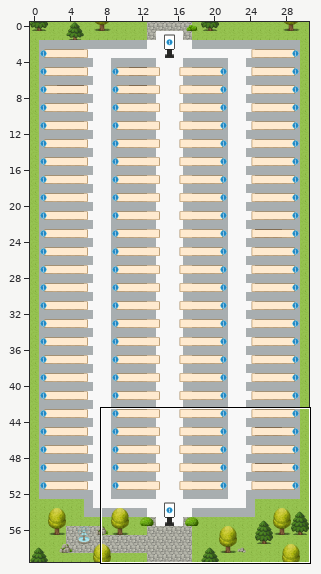
An edit to a level. Tiled map (JSON), maps/lobby.tmj. The picture above shows the old version from afar; the outline marks the close-up.
Close-up. Old version:
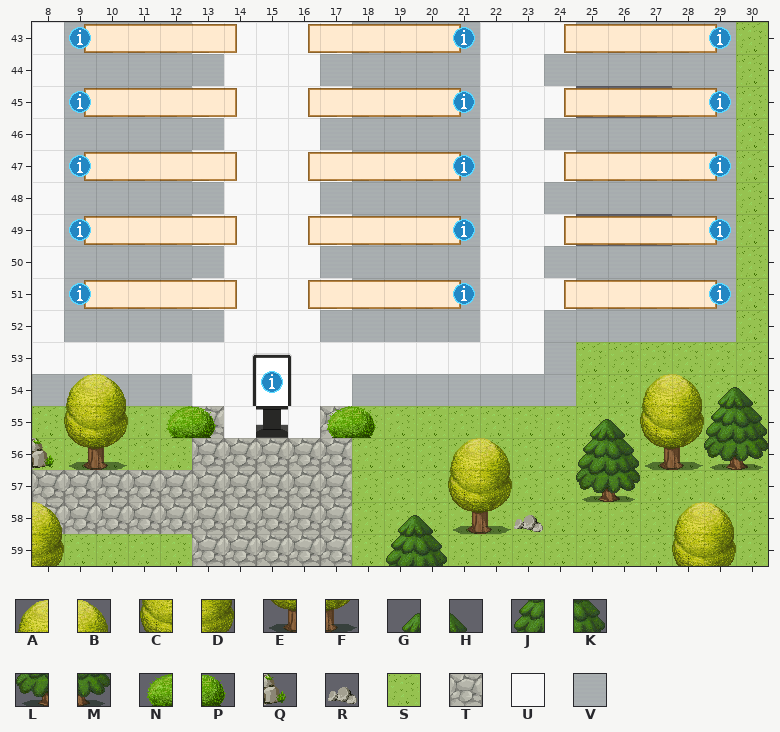
Cells are 32x32 px. Shown: x 8..30, y 43..59. The commit also changed other parts of the map, which this record leaves out.
Key: from "Exterior": A 6, B 7, C 31, D 32, E 56, F 57, G 275, H 276, J 300, K 301, L 325, M 326, N 450, P 451, Q 478, R 479, S 628, T 650; from "Room_2": U 66, V 216.
_ is an empty cell, # one hidden under a higher layer.
Layers that did not change in this view are not listed.
Layer "outside" before, first column x 8:
43 _____________________#S
44 _____________________#S
45 _____________________#S
46 _____________________#S
47 _____________________#S
48 _____________________#S
49 _____________________#S
50 _____________________#S
51 _____________________#S
52 _____________________#S
53 _________________SSSSSS
54 _________________SSSSSS
55 SSSSST###TSSSSSSSSSSSSS
56 SSSSSTTTTTSSSSSSSSSSSSS
57 TTTTTTTTTTSSSSSSSSSSSSS
58 TTTTTTTTTTSSSSSSSSSSSSS
59 SSSSSTTTTTSSSSSSSSSSSSS
Layer "floor" before, first column x 8:
43 UVVVVUUUUUVVVVUUUVVVVV_
44 UVVVVVUUUVVVVVUUVVVVVV_
45 UVVVVUUUUUVVVVUUU___VV_
46 UVVVVVUUUVVVVVUUVVVVVV_
47 UVVVVUUUUUVVVVUUUVVVVV_
48 UVVVVVUUUVVVVVUUVVVVVV_
49 UVVVVUUUUUVVVVUUU___VV_
50 UVVVVVUUUVVVVVUUVVVVVV_
51 UVVVVUUUUUVVVVUUUVVVVV_
52 UVVVVVUUUVVVVVUUVVVVVV_
53 UUUUUUUUUUUUUUUUV______
54 VVVVVUU#UUVVVVVVV______
55 ______UUU______________
56 _______________________
57 _______________________
58 _______________________
59 _______________________
Layer "trees_bushes" before, first column x 8:
43 _______________________
44 _______________________
45 _______________________
46 _______________________
47 _______________________
48 _______________________
49 _______________________
50 _______________________
51 _______________________
52 _______________________
53 _______________________
54 _AB________________ABGH
55 _CD_NP___NP______GHCDJK
56 QEF__________AB__JKEFLM
57 _____________CD__LM____
58 B__________GHEFR____AB_
59 D__________JK_______CD_
The result:
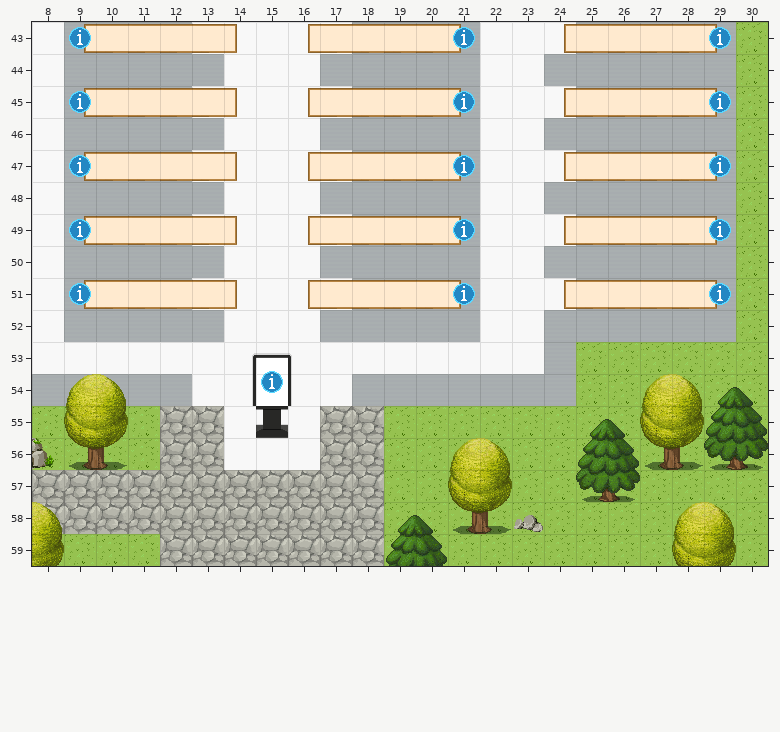
What changed:
Layer "outside":
Tile T replaces tile S in rows 55 to 56 at x 12 and 18; in rows 57 to 58 at x 18; in row 59 at x 12 and 18.
Layer "floor":
Tile U is added in row 56 at x 14 to 16.
Tile V is added in row 45 at x 25 to 27; in row 49 at x 25 to 27.
Layer "trees_bushes":
Tile N is removed in row 55 at x 12 and 17.
Tile P is removed in row 55 at x 13 and 18.
